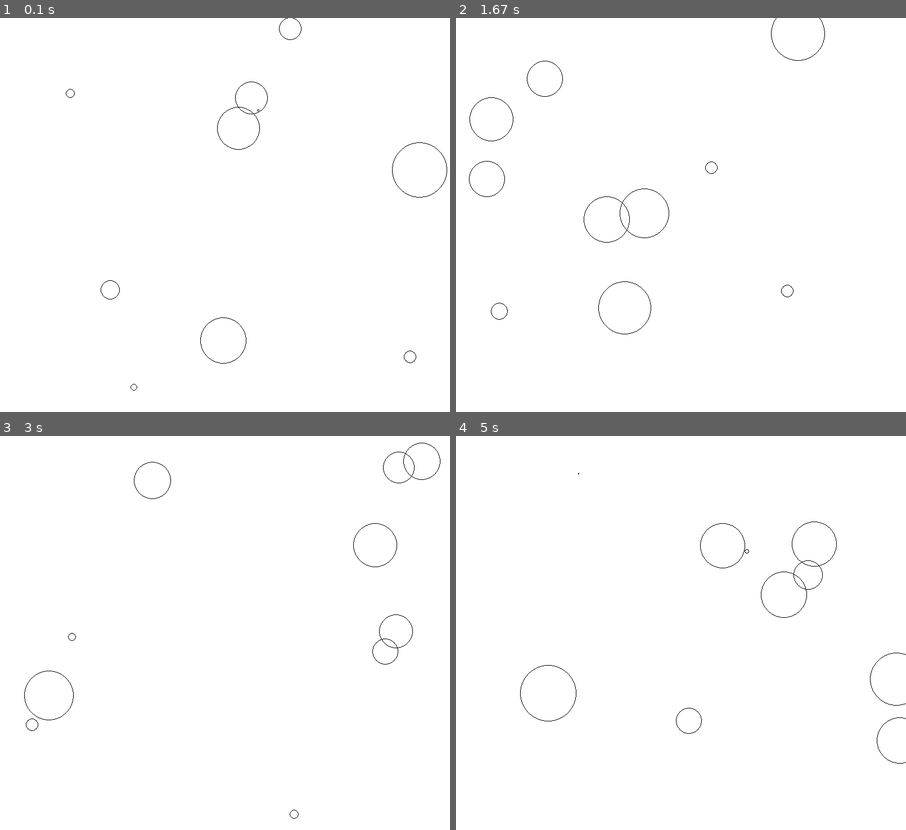
Above: before the commit, frames 1-4 (two rows, left to right).
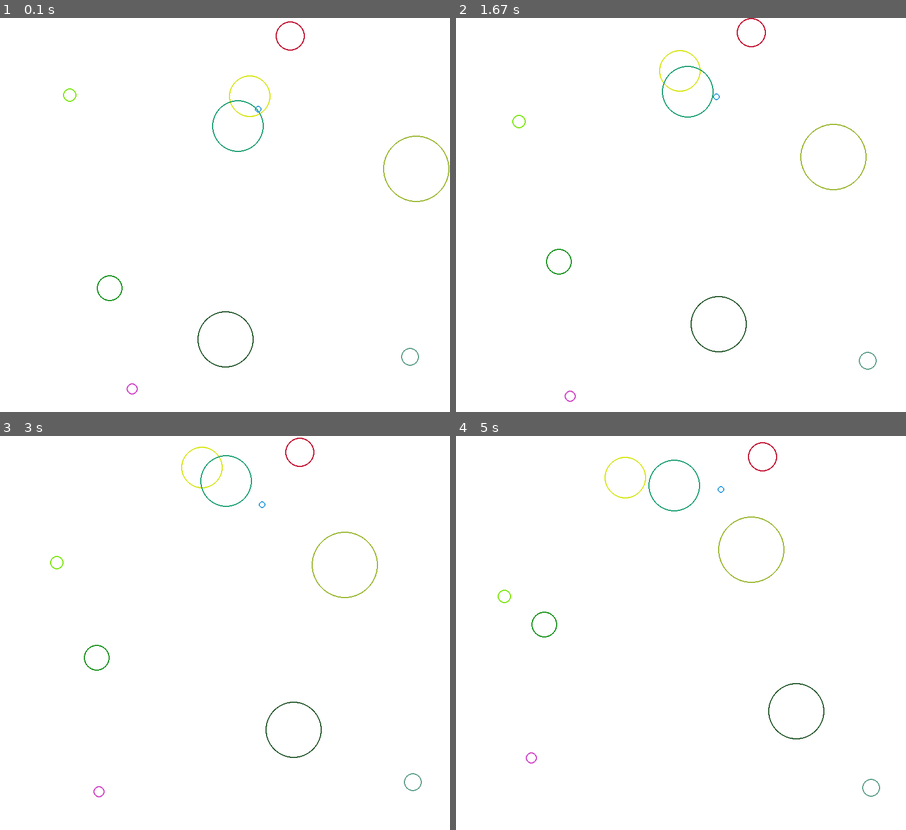
Above: after the commit, the same moments.

Repository: BUicicchen/PythonGameProgramming
Game: pygame game, started from Random circle motions.py
Same seed, same stepped clock (60 frames per second), same inputs: the game is played once before the commit and once after it.
Inputs:
- Up to frame 1 (0.1 s): no input
- Up to frame 2 (1.67 s): no input
- Up to frame 3 (3 s): no input
- Up to frame 4 (5 s): no input

The runs differ from the first frame. In frame 1, 0.8% of the frame differs, in the area x 14-100%, y 0-96%; in frame 2, 0.9%, in the area x 2-94%, y 0-98%; in frame 3, 0.8%; in frame 4, 0.9%.

Commit message:
Circle motions

Diff:
--- a/Random circle motions.py
+++ b/Random circle motions.py
@@ -2,6 +2,7 @@
 import sys
 from pygame.locals import *
 import random
+import math
 
 # initialize the pygame library
 pg.init()
@@ -14,30 +15,77 @@
 clock = pg.time.Clock()
 
 numOfCircles = 10
-circle = {'x':100,
-          'y':100,
-          'color':(0,0,0),
-          'radius':10,
-          'thickness':1}
 
-def newCircle():
-    x = int(random.randint(0, winSize[0]-1))
-    y = int(random.randint(0, winSize[1]-1))
-    radius = int(random.randint(1, 50))
-    thickness = 1
-    circle['x'] = x
-    circle['y'] = y
-    circle['radius'] = radius
-    circle['thickness'] = thickness
-    return circle
+def circle(x=10,y=10, size=15, color=(0,0,255), thickness=2, speed=0, angle=math.pi/2):
+    return {'x':x,'y':y,'color':color,'size':size,'thickness':thickness,'speed':speed, 'angle':angle}
+
+def newCircle(numOfCircles=10):
+    circles = []
+    for i in range(numOfCircles):
+        x = random.randint(0, winSize[0]-1)
+        y = random.randint(0, winSize[1]-1)
+        size = int(random.randint(5, 60))
+        speed = random.random()
+        angle = random.uniform(0,math.pi*2)
+        color = (random.randint(0,255), random.randint(0,255), random.randint(0,255))
+        circles.append(circle(x=x,y=y,size=size,speed=speed, angle=angle, color=color))
+    return circles
 
 def drawCircle(window, circle):
     x = circle['x']
     y = circle['y']
     color = circle['color']
-    radius = circle['radius']
+    size = circle['size']
     thickness = circle['thickness']
-    pg.draw.circle(window, (0,0,0), (x,y), radius, thickness)
+    pg.draw.circle(window, color, (int(x),int(y)), size, thickness)
+
+def add_vectors(vector1, vector2):
+    '''
+    function to add two vectors
+    :param: vector1: tuple (angle,mag)
+    :param: vector2: tuple (angle,mag)
+    return: vector: tuple angle,mag
+    '''
+    angle1, mag1 = vector1
+    angle2, mag2 = vector2
+    x=math.sin(angle1)*mag1+math.sin(angle2)*mag2
+    x=math.cos(angle1)*mag1+math.cos(angle2)*mag2
+    mag = math.hypot(x,y)
+    angle = 0.5*math.pi - math.atan2(y,x)
+    return angle, mag
+
+def move(circle):
+    angle = circle['angle']
+    speed = circle['speed']
+    circle['x'] += math.sin(angle) * speed
+    circle['y'] -= math.cos(angle) * speed
+    return circle
+
+def bounce(circle):
+    x = circle['x']
+    y = circle['y']
+    size = circle['size']
+    angle = circle['angle']
+    width = winSize[0]
+    height = winSize[1]
+
+    if x > width - size:
+        x = 2*(width-size)-x
+        angle = -angle
+    elif x < size:
+        x = 2*size-x
+        angle = -angle
+    if y > height-size:
+        y = 2*(height-size)-y
+        angle = math.pi - angle
+    elif y<size:
+        y = 2*size - y
+        angle = math.pi - angle
+
+    circle['x'] = x
+    circle['y'] = y
+    circle['angle'] = angle
+    return circle
 
 '''
 def randomPlace():
@@ -46,6 +94,9 @@
     return x, y
 circle_x, circle_y = randomPlace()
 '''
+
+Circles = newCircle(numOfCircles=10)
+
 while True:
     for event in pg.event.get():
         if event.type is QUIT:
@@ -53,12 +104,17 @@
             sys.exit()
 
     window.fill((255, 255, 255))
-    for i in range(10):
-        newCircle()
-        drawCircle(window, circle)
+
+    # --- for each circle
+    for i in range(len(Circles)):
+        p = bounce(move(Circles[i]))
+        drawCircle(window,p)
+        # --- update the circles after moving
+        Circles[i] = p
+
 
     # --- Go ahead and update the screen with what we've drawn.
     pg.display.flip()
 
     # --- Limit to 60 frames per second
-    clock.tick(5)
+    clock.tick(50)
